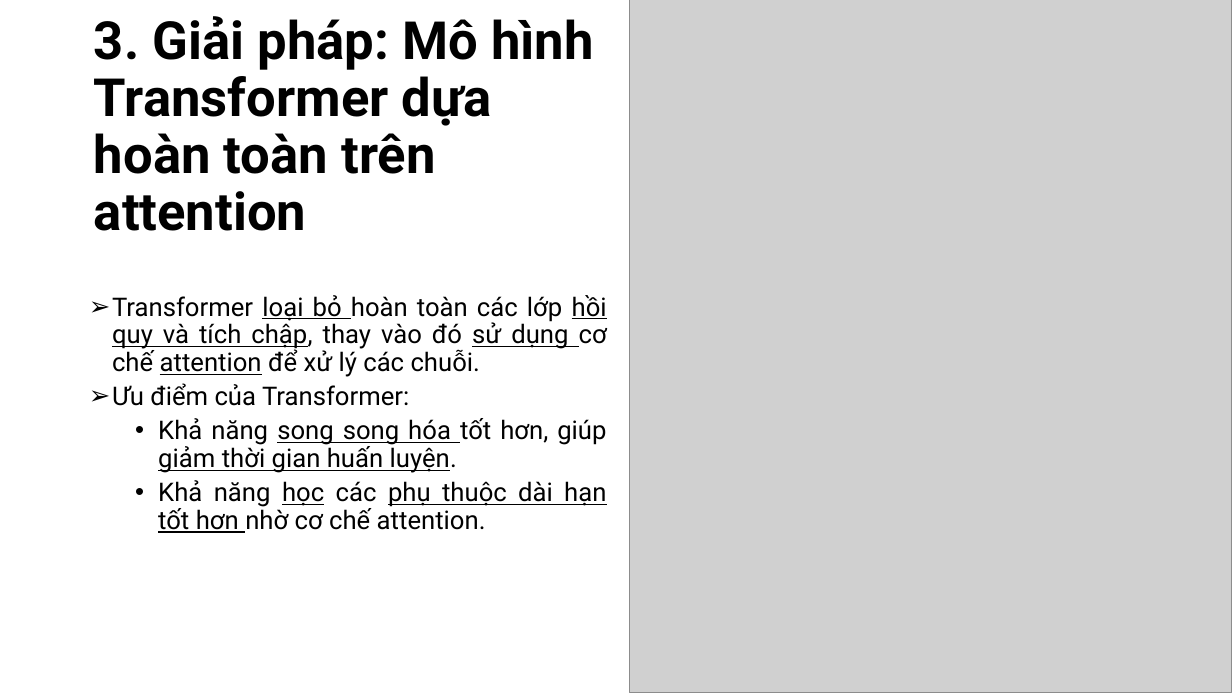
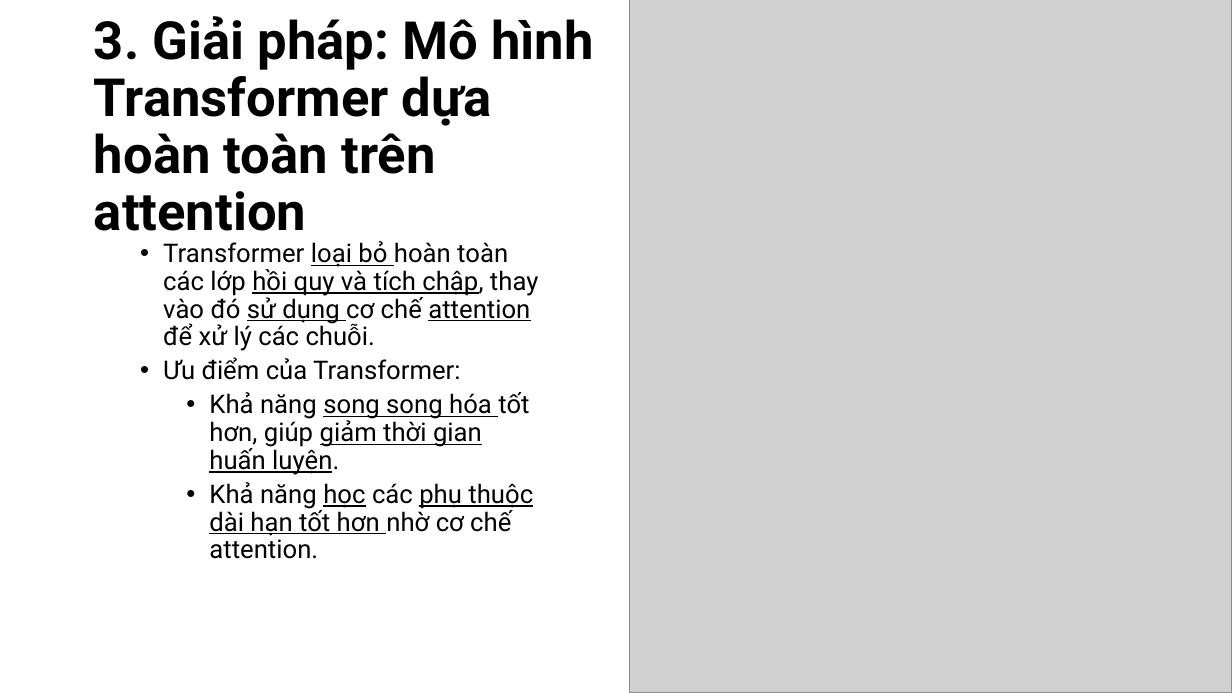
Before and after one commit to thanhtai9606/lab-master, a slide deck: slide 6 of lab/t5 deep learning/Attention Is All You Need.pptx. Drawn at 1232x693 pixels with LibreOffice and Linux fonts; fonts in the diff are those of the drawing; grey boxes stand for pictures. Boxes give left, top, right and bottom in pixels: in the first picture for what was removed or moved away, otherwise in the second. Text is boxed around its words. In the diff, an @@ line names an element or a change of style, - is before the commit and + after.

```diff
--- a/lab/t5 deep learning/Attention Is All You Need.pptx
+++ b/lab/t5 deep learning/Attention Is All You Need.pptx
@@ text "Transformer loại bỏ hoàn toàn ...": place and size @@
-text "Transformer loại bỏ hoàn toàn ..." at [112, 295, 607, 533]
+text "Transformer loại bỏ hoàn toàn ..." at [163, 241, 539, 559]
@@ text "Transformer loại bỏ hoàn toàn ..." at [163, 241, 539, 559]: alignment justified to left; bullet ➢ to • @@
```
Also in this commit, not shown: 13 other slides changed, 4 other files.
